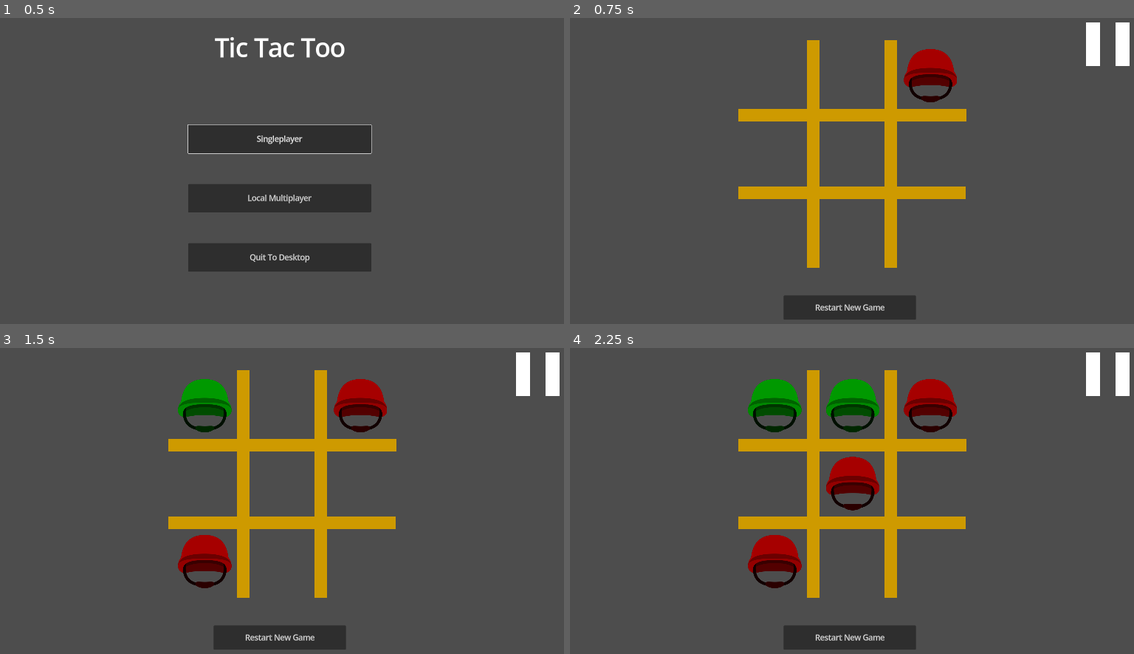
Above: before the commit, frames 1-4 (two rows, left to right).
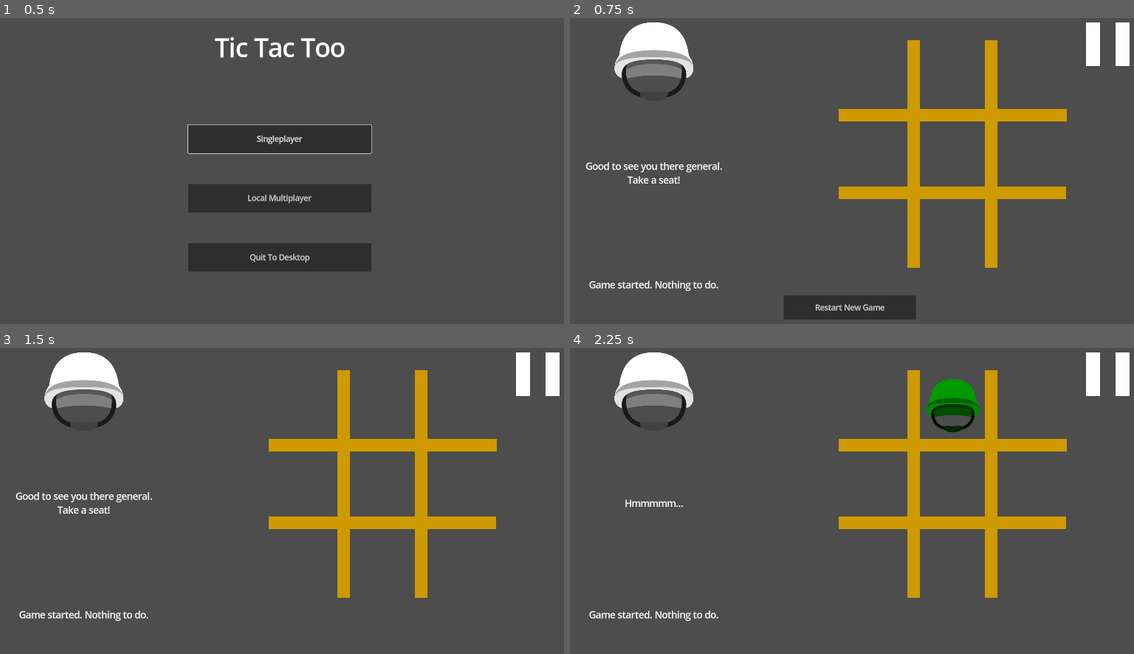
Above: after the commit, the same moments.

Repository: AlixBarreaux/tic-tac-two
Game: Godot game, scene res://scenes/main_menu.tscn
The game is run twice, just before and just after one commit, with the same random seed, the same clock (stepped at 60 frames per second) and the same inputs. The engine's default icon, where the game draws it, is replaced by a stand-in: a white triangle on a blue panel in a dark square.
Inputs (mouse positions are in pixels of both pictures, inside the frame that each line leads up to; where the layout moved, square brackets give the same spot in the first picture):
- Up to frame 1 (0.5 s): no input
- Up to frame 2 (0.75 s): click "Singleplayer" at 0.5 s
- Up to frame 3 (1.5 s): click (282, 638) [203, 406] at 1.25 s
- Up to frame 4 (2.25 s): click (953, 406) [852, 406] at 2 s

Frame 1 is identical in both runs. In frame 2, 12% of the frame differs, in the area x 2-89%, y 1-90%; in frame 3, 16%; in frame 4, 19%, in the area x 3-89%, y 1-99%.

Commit message:
Feat: Add AI talking via text
It informs the player what it's via the additional message label and it casually talks (with scripted lines) via the regular message label.

Diff:
--- /dev/null
+++ b/ai_speech_menu_ui.gd
@@ -0,0 +1,21 @@
+extends MarginContainer
+class_name AISpeechMenuUI
+
+
+@onready var regular_message_label: Label = $VBoxContainer/RegularMessageLabel
+@onready var additional_message_label: Label = $VBoxContainer/AdditionalMessageLabel
+
+
+func set_regular_message_label_text(message: StringName) -> void:
+	self.regular_message_label.set_text(message)
+
+
+func set_additional_message_label_text(message: StringName) -> void:
+	self.additional_message_label.set_text(message)
+
+
+func _ready() -> void:
+	if Global.game_mode == EnumGameModes.GameModes.Multiplayer:
+		# Hide to prevent a very brief "flash" appearance
+		self.hide()
+		self.queue_free()
--- /dev/null
+++ b/ai_speech_menu_ui.tscn
@@ -0,0 +1,52 @@
+[gd_scene load_steps=4 format=3 uid="uid://11ygylndhtf0"]
+
+[ext_resource type="Theme" uid="uid://chvdfaqu3vjd2" path="res://resources/themes/main_theme.tres" id="1_mrxl8"]
+[ext_resource type="Script" path="res://ai_speech_menu_ui.gd" id="2_k6mt3"]
+[ext_resource type="Texture2D" uid="uid://dkx7y21vllugm" path="res://assets/military_helmet.png" id="3_pvdr6"]
+
+[node name="AISpeechMenuUI" type="MarginContainer"]
+offset_right = 647.0
+offset_bottom = 1080.0
+size_flags_vertical = 3
+theme = ExtResource("1_mrxl8")
+theme_override_constants/margin_left = 50
+theme_override_constants/margin_top = 50
+theme_override_constants/margin_right = 50
+theme_override_constants/margin_bottom = 50
+script = ExtResource("2_k6mt3")
+
+[node name="VBoxContainer" type="VBoxContainer" parent="."]
+layout_mode = 2
+
+[node name="TextureRect" type="TextureRect" parent="VBoxContainer"]
+layout_mode = 2
+texture = ExtResource("3_pvdr6")
+stretch_mode = 3
+
+[node name="Control" type="Control" parent="VBoxContainer"]
+custom_minimum_size = Vector2(0, 100)
+layout_mode = 2
+
+[node name="RegularMessageLabel" type="Label" parent="VBoxContainer"]
+custom_minimum_size = Vector2(200, 200)
+layout_mode = 2
+size_flags_vertical = 3
+theme_type_variation = &"HeaderMedium"
+text = "Regular message"
+horizontal_alignment = 1
+vertical_alignment = 1
+autowrap_mode = 3
+
+[node name="Control2" type="Control" parent="VBoxContainer"]
+custom_minimum_size = Vector2(0, 100)
+layout_mode = 2
+
+[node name="AdditionalMessageLabel" type="Label" parent="VBoxContainer"]
+custom_minimum_size = Vector2(200, 200)
+layout_mode = 2
+size_flags_vertical = 3
+theme_type_variation = &"HeaderMedium"
+text = "Additional info"
+horizontal_alignment = 1
+vertical_alignment = 1
+autowrap_mode = 3
--- a/resources/themes/main_theme.tres
+++ b/resources/themes/main_theme.tres
@@ -12,6 +12,7 @@
 ButtonCell/font_sizes/font_size = 100
 GameTitle/base_type = &"Label"
 GameTitle/font_sizes/font_size = 80
+HeaderMedium/font_sizes/font_size = 30
 OpaquePanel/base_type = &"Panel"
 OpaquePanel/styles/panel = SubResource("StyleBoxFlat_bc60k")
 PanelSemiTransparent/base_type = &"Panel"
--- a/scenes/game.tscn
+++ b/scenes/game.tscn
@@ -1,29 +1,42 @@
-[gd_scene load_steps=7 format=3 uid="uid://vi1mnlp6oe6e"]
+[gd_scene load_steps=10 format=3 uid="uid://vi1mnlp6oe6e"]
 
 [ext_resource type="Script" path="res://scripts/board.gd" id="1_80fon"]
+[ext_resource type="Script" path="res://scripts/game.gd" id="1_cu8r4"]
 [ext_resource type="PackedScene" uid="uid://dpaof16kehnxo" path="res://scenes/player-ai/player_ai.tscn" id="1_vmxub"]
 [ext_resource type="PackedScene" uid="uid://b3655ngv0pjo" path="res://scenes/pause_menu_ui.tscn" id="3_dlpvo"]
 [ext_resource type="PackedScene" uid="uid://bhtq284xo77wu" path="res://scenes/buttons/button_cell.tscn" id="4_os7r6"]
 [ext_resource type="PackedScene" uid="uid://byutktnrtvntg" path="res://scenes/buttons/new_game_button.tscn" id="5_chsv5"]
 [ext_resource type="Theme" uid="uid://chvdfaqu3vjd2" path="res://resources/themes/main_theme.tres" id="5_dx5ny"]
+[ext_resource type="Texture2D" uid="uid://oqd0lphphemd" path="res://miscellaneous/icon.svg" id="8_4tko7"]
+[ext_resource type="PackedScene" uid="uid://11ygylndhtf0" path="res://ai_speech_menu_ui.tscn" id="8_6pdlv"]
 
 [node name="Game" type="Node"]
+script = ExtResource("1_cu8r4")
 
 [node name="PlayerAI" parent="." instance=ExtResource("1_vmxub")]
 
 [node name="CanvasLayer" type="CanvasLayer" parent="."]
 
-[node name="Board" type="GridContainer" parent="CanvasLayer"]
-unique_name_in_owner = true
-anchors_preset = -1
+[node name="BoardZone" type="Control" parent="CanvasLayer"]
+layout_mode = 3
 anchor_left = 0.312
 anchor_top = 0.099
 anchor_right = 0.695
 anchor_bottom = 0.784
-offset_left = -0.0400391
+offset_left = 325.96
 offset_top = 0.0799942
-offset_right = 4.59998
+offset_right = 330.6
 offset_bottom = 0.279968
+grow_horizontal = 2
+grow_vertical = 2
+mouse_filter = 2
+
+[node name="Board" type="GridContainer" parent="CanvasLayer/BoardZone"]
+unique_name_in_owner = true
+layout_mode = 1
+anchors_preset = 15
+anchor_right = 1.0
+anchor_bottom = 1.0
 grow_horizontal = 2
 grow_vertical = 2
 theme = ExtResource("5_dx5ny")
@@ -32,49 +45,44 @@
 columns = 3
 script = ExtResource("1_80fon")
 
-[node name="ButtonCellTopLeft" parent="CanvasLayer/Board" instance=ExtResource("4_os7r6")]
+[node name="ButtonCellTopLeft" parent="CanvasLayer/BoardZone/Board" instance=ExtResource("4_os7r6")]
 layout_mode = 2
 
-[node name="ButtonCellTopMiddle" parent="CanvasLayer/Board" instance=ExtResource("4_os7r6")]
+[node name="ButtonCellTopMiddle" parent="CanvasLayer/BoardZone/Board" instance=ExtResource("4_os7r6")]
 layout_mode = 2
 
-[node name="ButtonTopRight" parent="CanvasLayer/Board" instance=ExtResource("4_os7r6")]
+[node name="ButtonTopRight" parent="CanvasLayer/BoardZone/Board" instance=ExtResource("4_os7r6")]
 layout_mode = 2
 
-[node name="ButtonCenterLeft" parent="CanvasLayer/Board" instance=ExtResource("4_os7r6")]
+[node name="ButtonCenterLeft" parent="CanvasLayer/BoardZone/Board" instance=ExtResource("4_os7r6")]
 layout_mode = 2
 
-[node name="ButtonCenterMiddle" parent="CanvasLayer/Board" instance=ExtResource("4_os7r6")]
+[node name="ButtonCenterMiddle" parent="CanvasLayer/BoardZone/Board" instance=ExtResource("4_os7r6")]
 layout_mode = 2
 
-[node name="ButtonCenterRight" parent="CanvasLayer/Board" instance=ExtResource("4_os7r6")]
+[node name="ButtonCenterRight" parent="CanvasLayer/BoardZone/Board" instance=ExtResource("4_os7r6")]
 layout_mode = 2
 
-[node name="ButtonBottomLeft" parent="CanvasLayer/Board" instance=ExtResource("4_os7r6")]
+[node name="ButtonBottomLeft" parent="CanvasLayer/BoardZone/Board" instance=ExtResource("4_os7r6")]
 layout_mode = 2
 
-[node name="ButtonBottomMiddle" parent="CanvasLayer/Board" instance=ExtResource("4_os7r6")]
+[node name="ButtonBottomMiddle" parent="CanvasLayer/BoardZone/Board" instance=ExtResource("4_os7r6")]
 layout_mode = 2
 
-[node name="ButtonBottomRight" parent="CanvasLayer/Board" instance=ExtResource("4_os7r6")]
+[node name="ButtonBottomRight" parent="CanvasLayer/BoardZone/Board" instance=ExtResource("4_os7r6")]
 layout_mode = 2
 
-[node name="BoardLines" type="Control" parent="CanvasLayer"]
+[node name="BoardLines" type="Control" parent="CanvasLayer/BoardZone"]
 modulate = Color(0.807843, 0.603922, 0, 1)
-layout_mode = 3
-anchor_left = 0.312
-anchor_top = 0.099
-anchor_right = 0.695
-anchor_bottom = 0.784
-offset_left = -0.0400391
-offset_top = 0.0799942
-offset_right = 4.59998
-offset_bottom = 0.279968
+layout_mode = 1
+anchors_preset = 15
+anchor_right = 1.0
+anchor_bottom = 1.0
 grow_horizontal = 2
 grow_vertical = 2
 mouse_filter = 2
 
-[node name="Panel" type="Panel" parent="CanvasLayer/BoardLines"]
+[node name="Panel" type="Panel" parent="CanvasLayer/BoardZone/BoardLines"]
 layout_mode = 1
 anchors_preset = -1
 anchor_left = 0.64
@@ -90,7 +98,7 @@
 theme = ExtResource("5_dx5ny")
 theme_type_variation = &"OpaquePanel"
 
-[node name="Panel2" type="Panel" parent="CanvasLayer/BoardLines"]
+[node name="Panel2" type="Panel" parent="CanvasLayer/BoardZone/BoardLines"]
 layout_mode = 1
 anchors_preset = -1
 anchor_left = 0.64
@@ -106,7 +114,7 @@
 theme = ExtResource("5_dx5ny")
 theme_type_variation = &"OpaquePanel"
 
-[node name="Panel3" type="Panel" parent="CanvasLayer/BoardLines"]
+[node name="Panel3" type="Panel" parent="CanvasLayer/BoardZone/BoardLines"]
 layout_mode = 1
 anchors_preset = -1
 anchor_left = -0.002
@@ -125,7 +133,7 @@
 theme = ExtResource("5_dx5ny")
 theme_type_variation = &"OpaquePanel"
 
-[node name="Panel4" type="Panel" parent="CanvasLayer/BoardLines"]
+[node name="Panel4" type="Panel" parent="CanvasLayer/BoardZone/BoardLines"]
 layout_mode = 1
 anchors_preset = -1
 anchor_top = 0.643
@@ -147,3 +155,15 @@
 
 [node name="PauseMenuUI" parent="CanvasLayer" instance=ExtResource("3_dlpvo")]
 visible = false
+
+[node name="TextureRect2" type="TextureRect" parent="CanvasLayer"]
+visible = false
+offset_left = 110.0
+offset_top = 674.0
+offset_right = 537.0
+offset_bottom = 802.0
+texture = ExtResource("8_4tko7")
+stretch_mode = 3
+
+[node name="AISpeechMenuUI" parent="CanvasLayer" instance=ExtResource("8_6pdlv")]
+unique_name_in_owner = true
--- a/scenes/player-ai/player_ai.tscn
+++ b/scenes/player-ai/player_ai.tscn
@@ -4,3 +4,7 @@
 
 [node name="PlayerAI" type="Node"]
 script = ExtResource("1_bdtfi")
+
+[node name="ThinkTimer" type="Timer" parent="."]
+wait_time = 2.0
+one_shot = true
--- a/scripts/player_ai.gd
+++ b/scripts/player_ai.gd
@@ -7,6 +7,12 @@
 ### just like the player except it can bypass the "disabled mode" of the UI.
 
 @onready var board: Board = %Board
+@onready var ai_speech_menu_ui: AISpeechMenuUI = %AISpeechMenuUI
+
+var regular_message_to_send: String = ""
+var additional_message_to_send: String = ""
+
+@onready var think_timer: Timer = $ThinkTimer
 
 var player_id: int = 2
 var opponent_player_id: int = 1
@@ -14,13 +20,23 @@
 var is_game_over = false
 
 
+func wait() -> void:
+	self.think_timer.start()
+	await think_timer.timeout
+
+
 func check_if_its_turn_to_play() -> void:
-	if is_game_over:
-		print(self.name, ": Game over, I can't play!")
-		return
+	if is_game_over: return
 
 	if Global.current_player_id == self.player_id:
+		if Global.turn_counter == 1:
+			ai_speech_menu_ui.set_regular_message_label_text("Good to see you there general.\nTake a seat!")
+			await self.wait()
 		play_turn()
+	else:
+		if Global.turn_counter != 1:
+			ai_speech_menu_ui.set_regular_message_label_text("What are you up to soldier?")
+		ai_speech_menu_ui.set_additional_message_label_text("Waiting for opponent to play...")
 
 
 func on_board_assigned_cell() -> void:
@@ -33,14 +49,24 @@
 func on_new_game_started() -> void:
 	is_game_over = false
 	self.check_if_its_turn_to_play()
+	ai_speech_menu_ui.set_additional_message_label_text("Game started. Nothing to do.")
 
 
 func on_game_over(player_id: int) -> void:
 	is_game_over = true
 
+	if player_id == 0:
+		ai_speech_menu_ui.set_regular_message_label_text("Tie! Ok let's do that again!")
+	if player_id == 1:
+		ai_speech_menu_ui.set_regular_message_label_text("You won! Great job soldier!")
+
+	ai_speech_menu_ui.set_additional_message_label_text("Game over. I can't play anymore.")
+
 
 func _ready() -> void:
-	await board.ready
+	await ai_speech_menu_ui.ready
+	ai_speech_menu_ui.set_regular_message_label_text("Good to see you there general.\nTake a seat!")
+	ai_speech_menu_ui.set_additional_message_label_text("Game started. Nothing to do.")
 	randomize()
 
 	if Global.game_mode == EnumGameModes.GameModes.Multiplayer:
@@ -68,6 +94,7 @@
 				random_cell_index += 1
 			continue
 		pick_cell(random_cell_index)
+		ai_speech_menu_ui.set_regular_message_label_text("What about his?")
 		break
 
 
@@ -96,8 +123,12 @@
 				idx += 1
 				if value == EnumCellOwners.CellOwners.NEUTRAL:
 					if counter_mode:
+						ai_speech_menu_ui.set_regular_message_label_text("Certainly not!")
+						ai_speech_menu_ui.set_additional_message_label_text("I countered my opponent.")
 						print("Countering the opponent")
 					else:
+						ai_speech_menu_ui.set_regular_message_label_text("I'm sorry for you but I won son.\nI'm sure you'll do better next time!")
+						ai_speech_menu_ui.set_additional_message_label_text("I won.")
 						print("Winning the game")
 					pick_cell(winning_line_array[idx - 1])
 					return
@@ -142,11 +173,10 @@
 				else:
 					combination_array_rand_idx += 1
 
-			print("Align a second cell!")
+			ai_speech_menu_ui.set_regular_message_label_text("There you go!")
+			ai_speech_menu_ui.set_additional_message_label_text("I placed a pawn in a line where there were 2 neutral cells.")
 			pick_cell(combination_array[combination_array_rand_idx])
 			return
-	else:
-		print("No possibility")
 
 
 var did_play_turn: bool = false
@@ -155,18 +185,27 @@
 func play_turn() -> void:
 	did_play_turn = false
 	# Not the first turn
+	ai_speech_menu_ui.set_regular_message_label_text("Hmmmmm...")
 	if Global.turn_counter != 1:
-		print("Attempt to win")
+		await self.wait()
+		ai_speech_menu_ui.set_additional_message_label_text("I'm checking to see if I can win.")
 		self.win_or_counter(false)
 		if did_play_turn: return
-		print("Attempt to counter")
+
+		await self.wait()
+		ai_speech_menu_ui.set_additional_message_label_text("I couldn't find a way to win. I'm now trying to counter you.")
 		self.win_or_counter(true)
 		if did_play_turn: return
-		print("Attempt to line up 2 cells")
+
+		await self.wait()
+		ai_speech_menu_ui.set_additional_message_label_text("I couldn't find a way to counter you. I'll attempt to align a second pawn with one of mine if none of your pawns is in the way.")
 		self.align_second_owned_cell_randomly()
 		if did_play_turn: return
-		print("All tried strategies failed, pick a random cell")
+
+		await self.wait()
+		ai_speech_menu_ui.set_additional_message_label_text("I couldn't align a pawn with one of mine without on of yours in the way. The last thing to do now is to pick a random spot.")
 		self.pick_random_cell()
 	else:
-		print("First turn! Pick a random cell")
+		await self.wait()
+		ai_speech_menu_ui.set_additional_message_label_text("As always I pick a random spot on the first turn.")
 		self.pick_random_cell()
